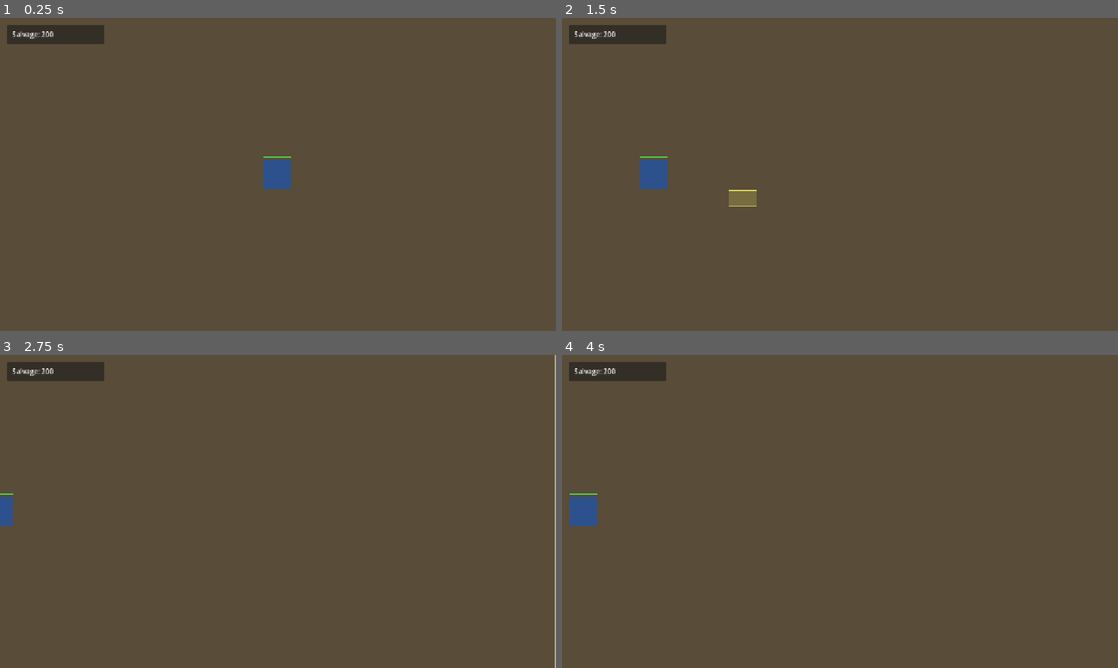
Above: before the commit, frames 1-4 (two rows, left to right).
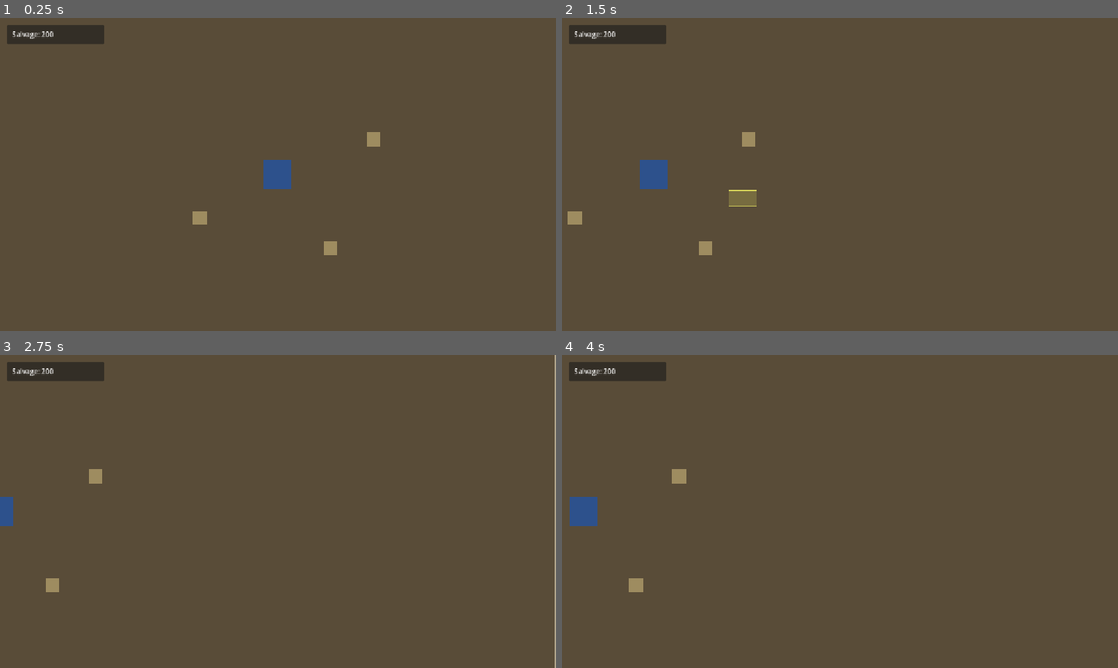
Above: after the commit, the same moments.

Repository: BeefSix/Carrion
Game: Godot game, scene res://scenes/Main.tscn
Two runs of this game, one before a commit and one after it. Both use one fixed random seed, a clock stepped at 60 frames per second and the inputs below.
Inputs (mouse positions are in pixels of both pictures, inside the frame that each line leads up to):
- Up to frame 1 (0.25 s): no input
- Up to frame 2 (1.5 s): tap Enter at 0.5 s; move the mouse to (962, 158) at 0.52 s; hold D 0.53-1.25 s; click (962, 158) at 0.67 s; drag from (728, 190) to (812, 237) at 1.27 s
- Up to frame 3 (2.75 s): move the mouse to (333, 442) at 2.02 s; hold D from 2.03 s (still down); click (333, 442) at 2.17 s
- Up to frame 4 (4 s): release D at 2.75 s; tap Space at 2.75 s; drag from (812, 574) to (673, 464) at 2.77 s; move the mouse to (1006, 558) at 3.52 s; hold A from 3.53 s (still down); click (1006, 558) at 3.67 s

The runs differ from the first frame. In frame 1, 0.3% of the frame differs, in the area x 34-69%, y 36-76%; in frame 2, 0.3%; in frame 3, 0.2%; in frame 4, 0.3%.

Commit message:
W1S9: Looter gather state machine + Lootable buildings
Looter implements a 4-state machine (APPROACH_LOOTABLE -> CHANNELING 3s -> RETURN_HOME -> DEPOSIT -> loop) per spec §7.1. Pulls 25 Salvage per trip, finds nearest CommandPost via "command_post" group. Manual move_to from the player cancels the gather cleanly.

Unit gains a _follow_navigation() helper so Looter can reuse nav locomotion across multiple gather sub-states without duplicating logic. Lootable extends Building, despawns when remaining_salvage hits 0. SelectionManager's right-click queries for a Lootable at the click point; if present and the selected unit has gather_from(), dispatch gather — otherwise fall through to plain move_to (works for future combat units).

Polish: Building HP bar suppressed when full (reduces visual noise once W1S10 places ~30 lootables). HUD action button hidden for buildings with no action (e.g. selected Lootable shows just the name).

Co-Authored-By: Claude Opus 4.7 <noreply@anthropic.com>

Diff:
--- a/scenes/Main.tscn
+++ b/scenes/Main.tscn
@@ -1,9 +1,10 @@
-[gd_scene load_steps=6 format=3]
+[gd_scene load_steps=7 format=3]
 
 [ext_resource type="Script" path="res://scripts/RTSCamera.gd" id="1_camera"]
 [ext_resource type="Script" path="res://scripts/SelectionManager.gd" id="3_sel"]
 [ext_resource type="PackedScene" path="res://scenes/HUD.tscn" id="4_hud"]
 [ext_resource type="PackedScene" path="res://scenes/buildings/CommandPost.tscn" id="5_cp"]
+[ext_resource type="PackedScene" path="res://scenes/buildings/Lootable.tscn" id="6_loot"]
 
 [sub_resource type="NavigationPolygon" id="NavigationPolygon_main"]
 vertices = PackedVector2Array(0, 0, 2560, 0, 2560, 2560, 0, 2560)
@@ -35,6 +36,15 @@
 [node name="CommandPost" parent="." instance=ExtResource("5_cp")]
 position = Vector2(1280, 1280)
 
+[node name="Lootable1" parent="." instance=ExtResource("6_loot")]
+position = Vector2(1500, 1200)
+
+[node name="Lootable2" parent="." instance=ExtResource("6_loot")]
+position = Vector2(1100, 1380)
+
+[node name="Lootable3" parent="." instance=ExtResource("6_loot")]
+position = Vector2(1400, 1450)
+
 [node name="SelectionManager" type="Node2D" parent="."]
 script = ExtResource("3_sel")
 
--- /dev/null
+++ b/scenes/buildings/Lootable.tscn
@@ -0,0 +1,18 @@
+[gd_scene load_steps=3 format=3]
+
+[ext_resource type="Script" path="res://scripts/Lootable.gd" id="1_lootable"]
+
+[sub_resource type="RectangleShape2D" id="RectangleShape2D_lootable"]
+size = Vector2(32, 32)
+
+[node name="Lootable" type="StaticBody2D" groups=["buildings", "lootable"]]
+script = ExtResource("1_lootable")
+body_color = Color(0.62, 0.55, 0.38, 1)
+size_pixels = Vector2(32, 32)
+
+[node name="Body" type="Polygon2D" parent="."]
+color = Color(1, 1, 1, 1)
+polygon = PackedVector2Array(-16, -16, 16, -16, 16, 16, -16, 16)
+
+[node name="CollisionShape" type="CollisionShape2D" parent="."]
+shape = SubResource("RectangleShape2D_lootable")
--- a/scripts/Building.gd
+++ b/scripts/Building.gd
@@ -30,6 +30,10 @@
 		_die()
 
 
+func has_action() -> bool:
+	return false
+
+
 func _die() -> void:
 	queue_free()
 
@@ -38,10 +42,11 @@
 	if selected:
 		var half := size_pixels / 2.0
 		draw_rect(Rect2(-half, size_pixels), Color(1, 1, 0.4), false, 3.0)
-	var bar_width: float = size_pixels.x
-	var bar_height := 4.0
-	var bar_y: float = -size_pixels.y / 2.0 - 10.0
-	var x: float = -bar_width / 2.0
-	draw_rect(Rect2(x, bar_y, bar_width, bar_height), Color(0.15, 0.05, 0.05))
-	var fill_ratio: float = float(current_hp) / float(max_hp) if max_hp > 0 else 0.0
-	draw_rect(Rect2(x, bar_y, bar_width * fill_ratio, bar_height), Color(0.3, 0.8, 0.3))
+	if current_hp < max_hp:
+		var bar_width: float = size_pixels.x
+		var bar_height := 4.0
+		var bar_y: float = -size_pixels.y / 2.0 - 10.0
+		var x: float = -bar_width / 2.0
+		draw_rect(Rect2(x, bar_y, bar_width, bar_height), Color(0.15, 0.05, 0.05))
+		var fill_ratio: float = float(current_hp) / float(max_hp) if max_hp > 0 else 0.0
+		draw_rect(Rect2(x, bar_y, bar_width * fill_ratio, bar_height), Color(0.3, 0.8, 0.3))
--- a/scripts/CommandPost.gd
+++ b/scripts/CommandPost.gd
@@ -11,6 +11,11 @@
 var _produce_timer := 0.0
 
 
+func _ready() -> void:
+	super._ready()
+	add_to_group("command_post")
+
+
 func primary_action() -> void:
 	if _producing:
 		return
@@ -19,6 +24,10 @@
 	GameState.spend(LOOTER_COST)
 	_producing = true
 	_produce_timer = LOOTER_BUILD_TIME
+
+
+func has_action() -> bool:
+	return true
 
 
 func get_action_button_text() -> String:
--- a/scripts/HUD.gd
+++ b/scripts/HUD.gd
@@ -40,6 +40,13 @@
 func _process(_delta: float) -> void:
 	if _current_building == null or not is_instance_valid(_current_building):
 		return
+	var has_action: bool = true
+	if _current_building.has_method("has_action"):
+		has_action = _current_building.has_action()
+	if not has_action:
+		_action_button.hide()
+		return
+	_action_button.show()
 	if _current_building.has_method("get_action_button_text"):
 		_action_button.text = _current_building.get_action_button_text()
 	if _current_building.has_method("get_action_available"):
--- /dev/null
+++ b/scripts/Lootable.gd
@@ -0,0 +1,20 @@
+class_name Lootable
+extends "res://scripts/Building.gd"
+
+@export var starting_salvage: int = 200
+
+var remaining_salvage: int = 0
+
+
+func _ready() -> void:
+	super._ready()
+	remaining_salvage = starting_salvage
+	add_to_group("lootable")
+
+
+func take_salvage(amount: int) -> int:
+	var taken: int = min(amount, remaining_salvage)
+	remaining_salvage -= taken
+	if remaining_salvage <= 0:
+		queue_free()
+	return taken
--- a/scripts/Looter.gd
+++ b/scripts/Looter.gd
@@ -1,4 +1,114 @@
 class_name Looter
 extends "res://scripts/Unit.gd"
 
-# Gather state machine added in W1S9.
+enum GatherState { NONE, APPROACH_LOOTABLE, CHANNELING, RETURN_HOME, DEPOSIT }
+
+const CHANNEL_TIME := 3.0
+const SALVAGE_PER_TRIP := 25
+const INTERACTION_RANGE := 48.0
+
+var _gather_state: int = GatherState.NONE
+var _target_lootable = null
+var _home_base = null
+var _channel_timer := 0.0
+var _carrying := 0
+
+
+func gather_from(lootable) -> void:
+	if lootable == null or not is_instance_valid(lootable):
+		return
+	_target_lootable = lootable
+	_carrying = 0
+	_gather_state = GatherState.APPROACH_LOOTABLE
+	current_command = Command.GATHER
+	_nav.target_position = lootable.position
+
+
+func move_to(world_pos: Vector2) -> void:
+	super.move_to(world_pos)
+	_stop_gather()
+
+
+func _stop_gather() -> void:
+	_gather_state = GatherState.NONE
+	_target_lootable = null
+	_home_base = null
+	_channel_timer = 0.0
+
+
+func _find_nearest_command_post():
+	var nearest = null
+	var nearest_dist := INF
+	for cp in get_tree().get_nodes_in_group("command_post"):
+		var dist: float = global_position.distance_to(cp.position)
+		if dist < nearest_dist:
+			nearest_dist = dist
+			nearest = cp
+	return nearest
+
+
+func _physics_process(delta: float) -> void:
+	if current_command == Command.MOVE:
+		if not _follow_navigation():
+			current_command = Command.IDLE
+		return
+	if current_command != Command.GATHER:
+		return
+
+	match _gather_state:
+		GatherState.APPROACH_LOOTABLE:
+			if _target_lootable == null or not is_instance_valid(_target_lootable):
+				_stop_gather()
+				current_command = Command.IDLE
+				return
+			if global_position.distance_to(_target_lootable.position) <= INTERACTION_RANGE:
+				_gather_state = GatherState.CHANNELING
+				_channel_timer = CHANNEL_TIME
+				velocity = Vector2.ZERO
+			else:
+				_follow_navigation()
+		GatherState.CHANNELING:
+			_channel_timer -= delta
+			if _channel_timer <= 0:
+				_finish_channel()
+		GatherState.RETURN_HOME:
+			if _home_base == null or not is_instance_valid(_home_base):
+				_home_base = _find_nearest_command_post()
+				if _home_base == null:
+					_stop_gather()
+					current_command = Command.IDLE
+					return
+				_nav.target_position = _home_base.position
+			if global_position.distance_to(_home_base.position) <= INTERACTION_RANGE:
+				_deposit_and_continue()
+			else:
+				_follow_navigation()
+		GatherState.DEPOSIT:
+			# Single-frame transitional state; deposit happens in _deposit_and_continue
+			pass
+
+
+func _finish_channel() -> void:
+	if _target_lootable != null and is_instance_valid(_target_lootable) and _target_lootable.has_method("take_salvage"):
+		_carrying = _target_lootable.take_salvage(SALVAGE_PER_TRIP)
+	else:
+		_carrying = 0
+	_home_base = _find_nearest_command_post()
+	if _home_base == null:
+		_stop_gather()
+		current_command = Command.IDLE
+		return
+	_gather_state = GatherState.RETURN_HOME
+	_nav.target_position = _home_base.position
+
+
+func _deposit_and_continue() -> void:
+	if _carrying > 0:
+		GameState.add_salvage(_carrying)
+	_carrying = 0
+	if _target_lootable != null and is_instance_valid(_target_lootable) and _target_lootable.remaining_salvage > 0:
+		_gather_state = GatherState.APPROACH_LOOTABLE
+		_nav.target_position = _target_lootable.position
+	else:
+		_stop_gather()
+		current_command = Command.IDLE
--- a/scripts/SelectionManager.gd
+++ b/scripts/SelectionManager.gd
@@ -28,15 +28,34 @@
 				_dragging = false
 				queue_redraw()
 		elif event.button_index == MOUSE_BUTTON_RIGHT and event.pressed:
-			_command_move(get_global_mouse_position())
+			_handle_right_click(get_global_mouse_position())
 	elif event is InputEventMouseMotion and _dragging:
 		queue_redraw()
 
 
-func _command_move(world_pos: Vector2) -> void:
+func _handle_right_click(world_pos: Vector2) -> void:
+	var target_lootable = _find_lootable_at(world_pos)
 	for u in _selected_units:
-		if is_instance_valid(u) and u.has_method("move_to"):
+		if not is_instance_valid(u):
+			continue
+		if target_lootable != null and u.has_method("gather_from"):
+			u.gather_from(target_lootable)
+		elif u.has_method("move_to"):
 			u.move_to(world_pos)
+
+
+func _find_lootable_at(world_pos: Vector2):
+	var space := get_world_2d().direct_space_state
+	var params := PhysicsPointQueryParameters2D.new()
+	params.position = world_pos
+	params.collide_with_areas = false
+	params.collide_with_bodies = true
+	var hits := space.intersect_point(params)
+	for hit in hits:
+		var collider = hit.collider
+		if collider != null and collider.is_in_group("lootable"):
+			return collider
+	return null
 
 
 func _finalize_selection(end_screen: Vector2, end_world: Vector2) -> void:
--- a/scripts/Unit.gd
+++ b/scripts/Unit.gd
@@ -44,17 +44,22 @@
 	queue_free()
 
 
-func _physics_process(_delta: float) -> void:
-	if current_command != Command.MOVE:
-		return
+func _follow_navigation() -> bool:
 	if _nav.is_navigation_finished():
-		current_command = Command.IDLE
 		velocity = Vector2.ZERO
-		return
+		return false
 	var next_pos := _nav.get_next_path_position()
 	var to_next := next_pos - global_position
 	velocity = to_next.normalized() * move_speed
 	move_and_slide()
+	return true
+
+
+func _physics_process(_delta: float) -> void:
+	if current_command != Command.MOVE:
+		return
+	if not _follow_navigation():
+		current_command = Command.IDLE
 
 
 func _draw() -> void:
